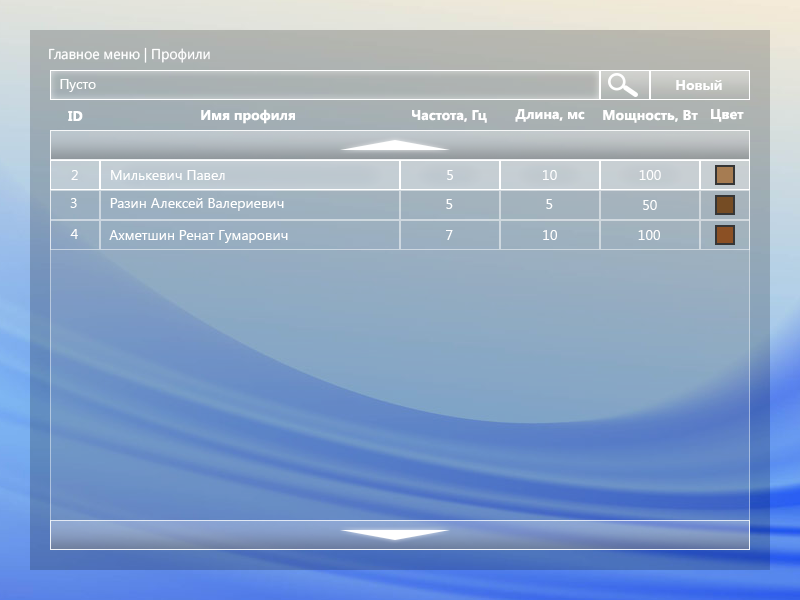
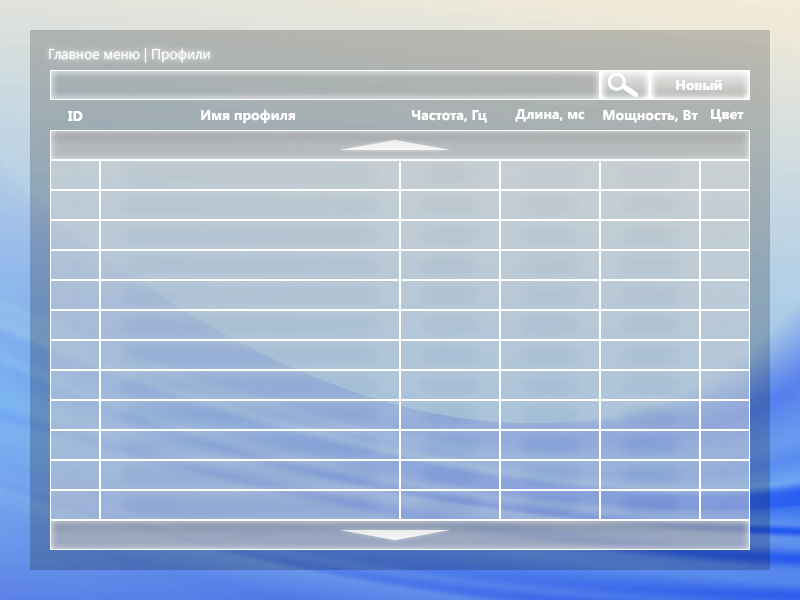
Before/after of a 800px x 600px layered artwork. What changed in the layer stack:
hid group "Colors" (14 layers) over [715, 135, 735, 545]
hid group "Names" (22 layers) over [60, 79, 661, 243]
added group "Search panel (pressed)" with 5 layers in group "Menu" over [608, 73, 722, 97]
added layer "Новый" (1st of 2, in "Menu" › "Search panel (pressed)") in group "Search panel (pressed)" over [676, 80, 722, 90]
added layer "Shape 1" (1st of 2, in "Menu" › "Search panel (pressed)") in group "Search panel (pressed)" over [608, 73, 638, 97]
